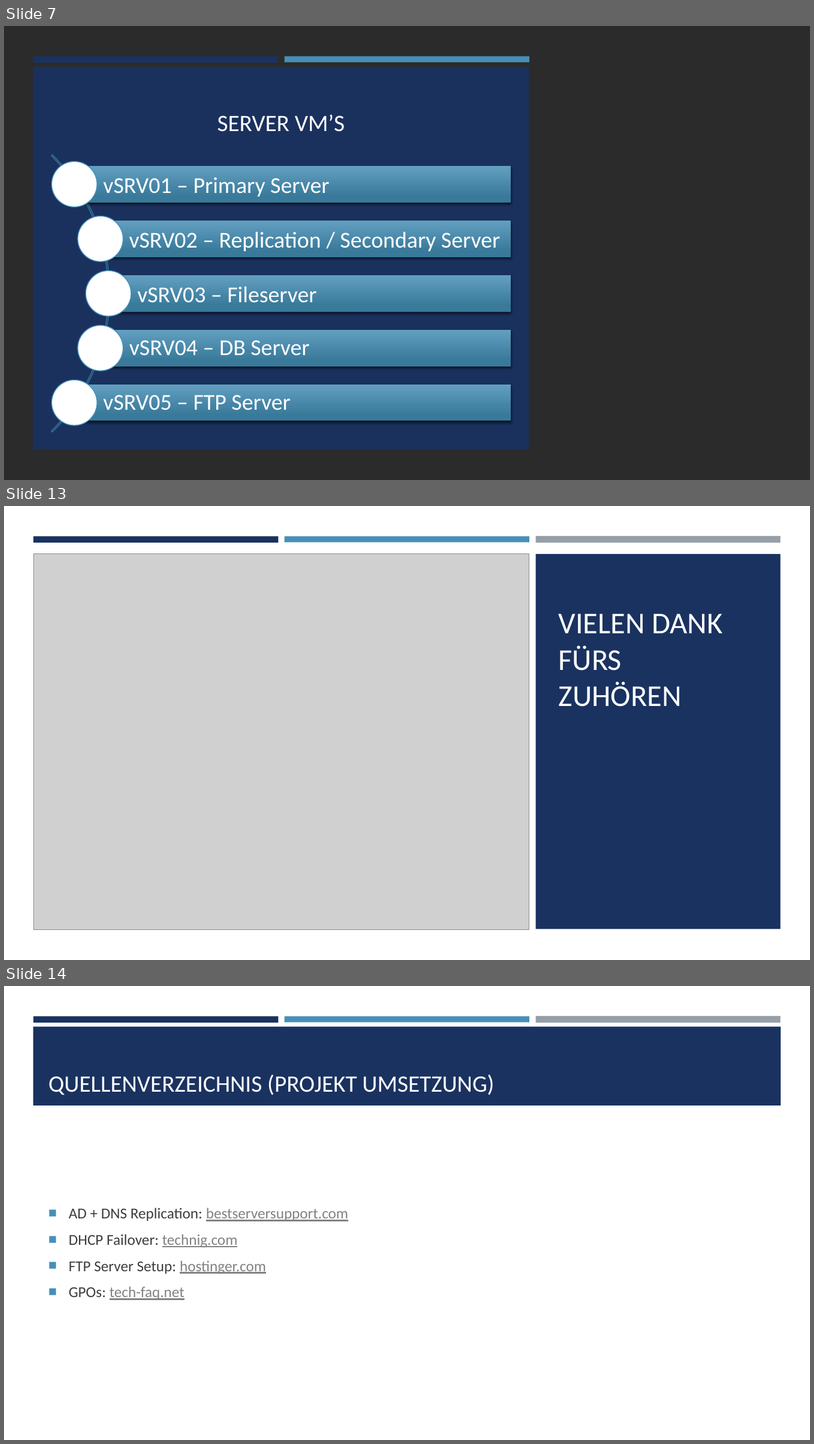
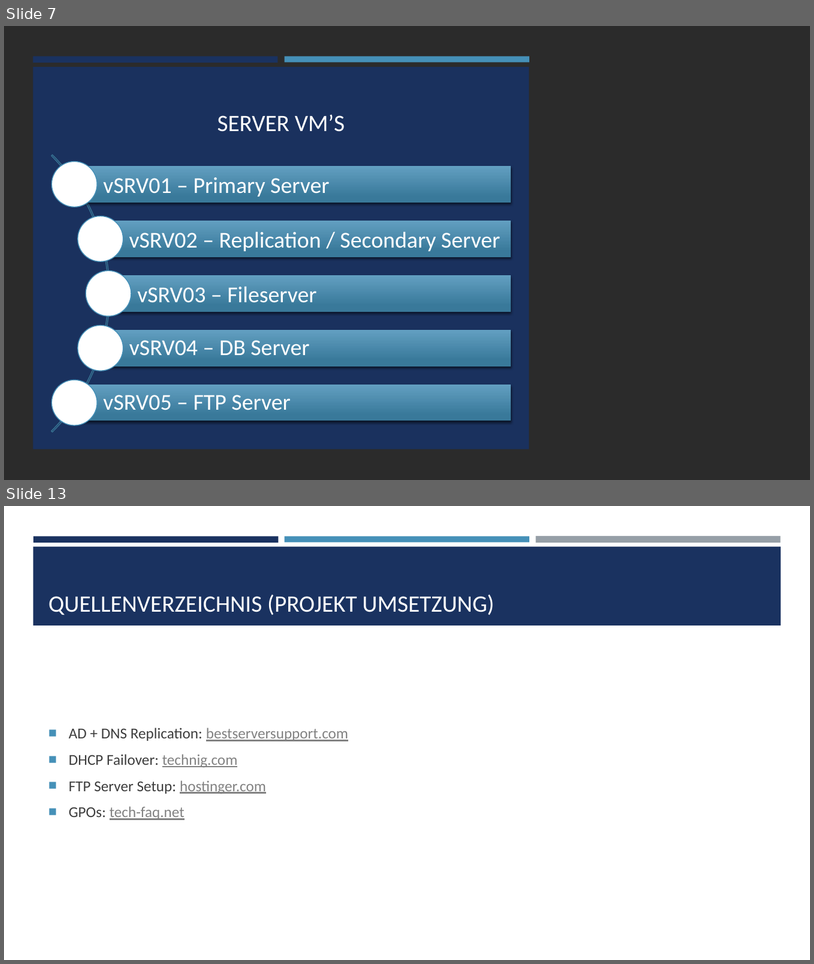
Before and after one commit to SenpaiFlo/Sportferienprojekt_001, a slide deck: 07_presentation/project_documentation.pptx. Shown one above the other, each under a label of ours: slides 7, 13 and 14 before the commit, slides 7 and 13 after it; the slides between them are not shown. The pictures are 814x1444 and 814x964 pixels, drawn with LibreOffice and Linux fonts; fonts in the diff are those of the drawing; grey boxes stand for pictures; background and template pictures are left out; a plain dark background stands for a picture behind light text. Boxes give left, top, right and bottom in pixels: in the first picture for what was removed or moved away, otherwise in the second. Text is boxed around its words. In the diff, an @@ line names an element or a change of style, - is before the commit and + after.

```diff
--- a/07_presentation/project_documentation.pptx
+++ b/07_presentation/project_documentation.pptx
@@ slide 13 removed at [4,506,810,960], background #FFFFFF @@
@@ rectangle removed at [4,506,810,960] @@
@@ rectangle removed at [33,536,279,542] @@
@@ rectangle removed at [285,536,530,542] @@
@@ rectangle removed at [536,536,781,543] @@
@@ picture removed at [33,554,530,930] @@
@@ rectangle removed at [536,554,781,929] @@
@@ title removed at [559,613,723,706] @@
-VIELEN DANK FÜRS ZUHÖREN
@@ what was slide 14 is now slide 13 @@
```
Also in this commit, not shown: 8 slides changed, 1 slide added, 1 other slide removed, 17 other files.
